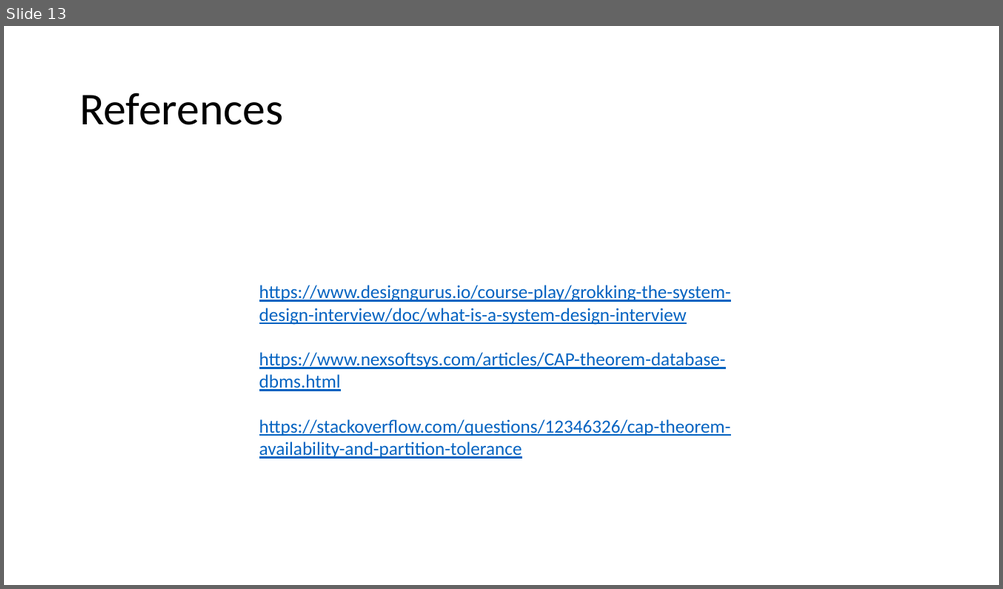
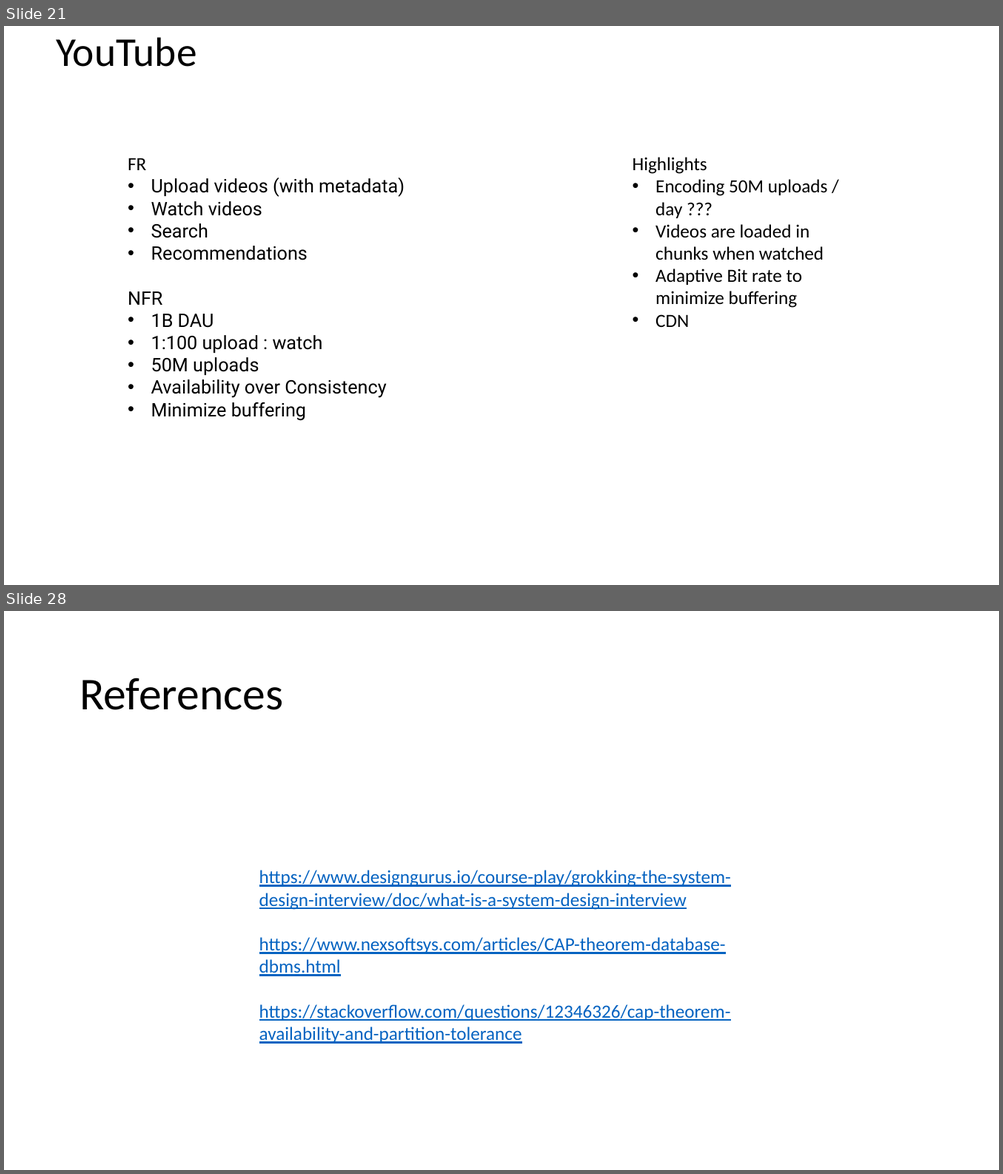
Before and after one commit to as6485/technology, a slide deck: System Design.pptx. Shown one above the other, each under a label of ours: slide 13 before the commit, slides 21 and 28 after it; the slides between them are not shown. The pictures are 1003x589 and 1003x1174 pixels, drawn with LibreOffice and Linux fonts; fonts in the diff are those of the drawing. Boxes give left, top, right and bottom in pixels: in the first picture for what was removed or moved away, otherwise in the second. Text is boxed around its words. In the diff, an @@ line names an element or a change of style, - is before the commit and + after.

```diff
--- a/System Design.pptx
+++ b/System Design.pptx
@@ slide 21 added at bbox=[4, 26, 999, 585], background #FFFFFF @@
@@ title added at bbox=[56, 37, 196, 67], 39.6 pt, text #000000 @@
+YouTube
@@ text added at bbox=[128, 158, 404, 421], 18 pt, text #000000 @@
+FR
+• Upload videos (with metadata)
+• Watch videos
+• Search
+• Recommendations
+NFR
+• 1B DAU
+• 1:100 upload : watch
+• 50M uploads
+• Availability over Consistency
+• Minimize buffering
@@ text added at bbox=[632, 157, 828, 327], 18 pt, text #000000 @@
+Highlights
+• Encoding 50M uploads / day ???
+• Videos are loaded in chunks when watched
+• Adaptive Bit rate to minimize buffering
+• CDN
@@ what was slide 13 is now slide 28 @@
```
Also in this commit, not shown: 1 slide changed, 14 other slides added, 1 other file.
